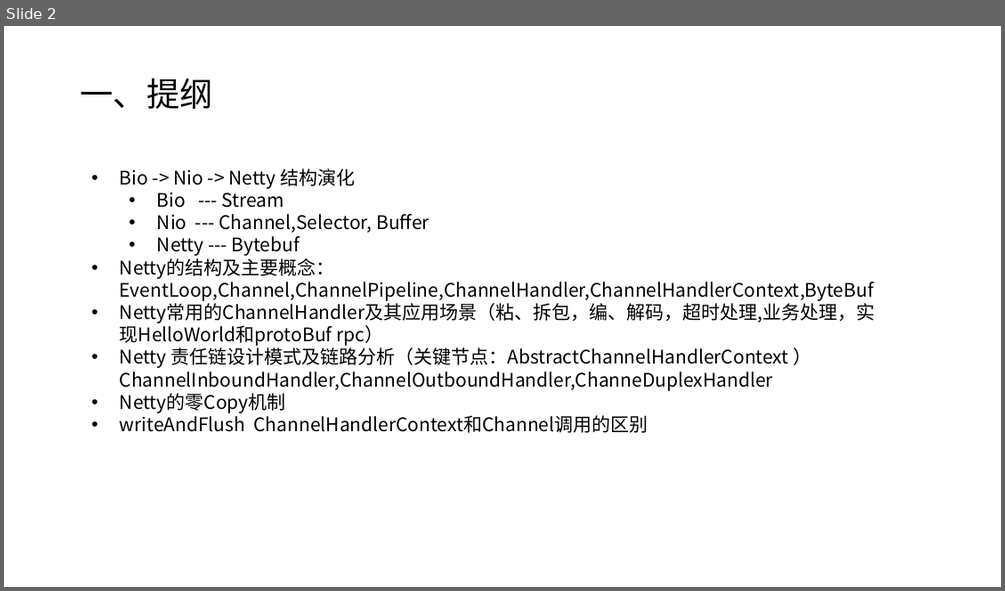
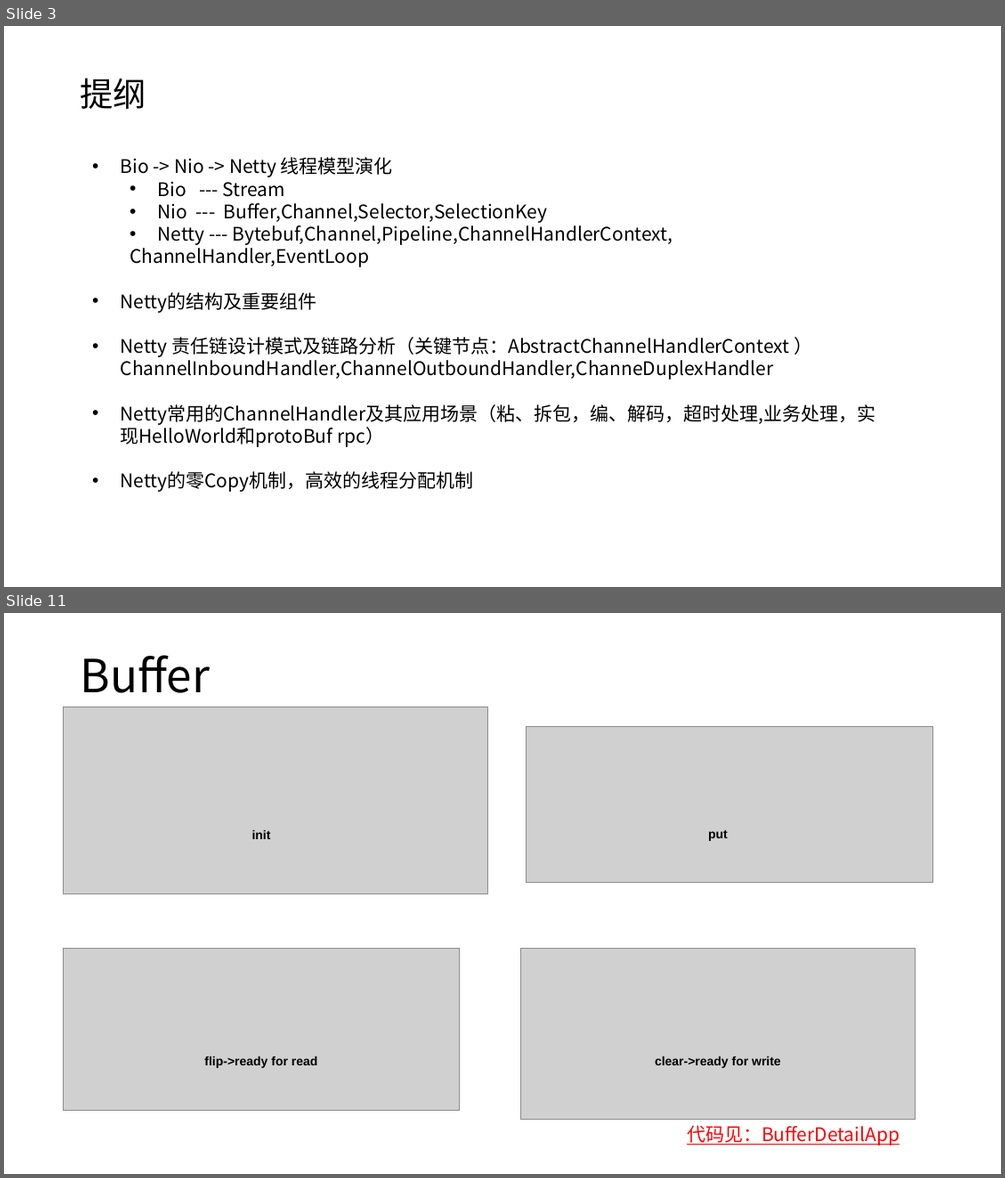
Before and after one commit to taomee517/netty-notes, a slide deck: Netty分享.pptx. Shown one above the other, each under a label of ours: slide 2 before the commit, slides 3 and 11 after it; the slides between them are not shown. The pictures are 1005x591 and 1005x1178 pixels, drawn with LibreOffice and Linux fonts; fonts in the diff are those of the drawing; grey boxes stand for pictures. Boxes give left, top, right and bottom in pixels: in the first picture for what was removed or moved away, otherwise in the second. Text is boxed around its words. In the diff, an @@ line names an element or a change of style, - is before the commit and + after.

```diff
--- a/Netty分享.pptx
+++ b/Netty分享.pptx
@@ slide 11 added at [4, 613, 1001, 1174], background #FFFFFF @@
@@ title added at [80, 655, 210, 693], 44 pt, text #000000 @@
+Buffer
@@ picture added at [63, 706, 488, 893] @@
@@ picture added at [526, 727, 933, 882] @@
@@ text added at [252, 830, 271, 839], 12 pt, text #000000, bold @@
+init
@@ text added at [708, 830, 728, 841], 12 pt, text #000000, bold @@
+put
@@ picture added at [63, 948, 460, 1111] @@
@@ picture added at [521, 948, 915, 1119] @@
@@ text added at [204, 1056, 317, 1068], 12 pt, text #000000, bold @@
+flip->ready for read
@@ text added at [655, 1056, 781, 1068], 12 pt, text #000000, bold @@
+clear->ready for write
@@ text added at [687, 1125, 899, 1145], 18 pt, text #FF0000, underline @@
+代码见：BufferDetailApp
@@ what was slide 2 is now slide 3 @@
@@ slide 3 changed as well @@
@@ title at [80, 78, 146, 109]: text changed @@
-一、提纲
+提纲
@@ text "Bio -> Nio -> Netty ...": place and size @@
-text "Bio -> Nio -> Netty ..." at [120, 168, 875, 433]
+text "Bio -> Nio -> Netty ..." at [121, 157, 876, 491]
@@ text at [121, 157, 393, 177]: text changed @@
-• Bio -> Nio -> Netty 结构演化
+• Bio -> Nio -> Netty 线程模型演化
@@ text at [121, 203, 789, 379]: text changed @@
-  • Nio --- Channel,Selector, Buffer
-  • Netty --- Bytebuf
-• Netty的结构及主要概念：EventLoop,Channel,ChannelPipeline,ChannelHandler,ChannelHandlerContext,ByteBuf
+  • Nio --- Buffer,Channel,Selector,SelectionKey
+  • Netty --- Bytebuf,Channel,Pipeline,ChannelHandlerContext,
+  ChannelHandler,EventLoop
+• Netty的结构及重要组件
+• Netty 责任链设计模式及链路分析（关键节点：AbstractChannelHandlerContext ）ChannelInboundHandler,ChannelOutboundHandler,ChanneDuplexHandler
@@ text at [121, 471, 474, 491]: text changed @@
-• Netty 责任链设计模式及链路分析（关键节点：AbstractChannelHandlerContext ）ChannelInboundHandler,ChannelOutboundHandler,ChanneDuplexHandler
-• Netty的零Copy机制
-• writeAndFlush ChannelHandlerContext和Channel调用的区别
+• Netty的零Copy机制，高效的线程分配机制
```
Also in this commit, not shown: 5 other slides changed, 34 other slides added, 6 slides removed.
